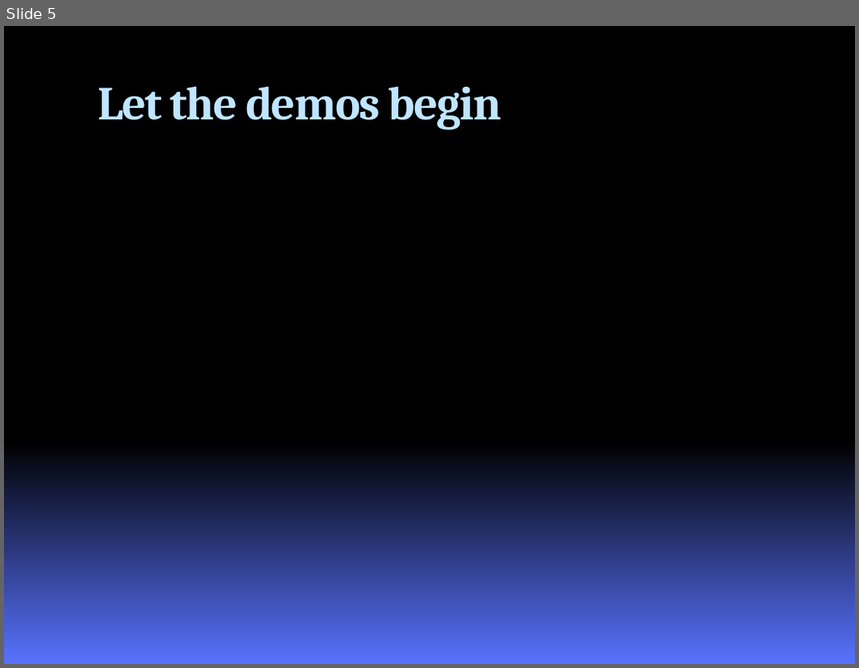
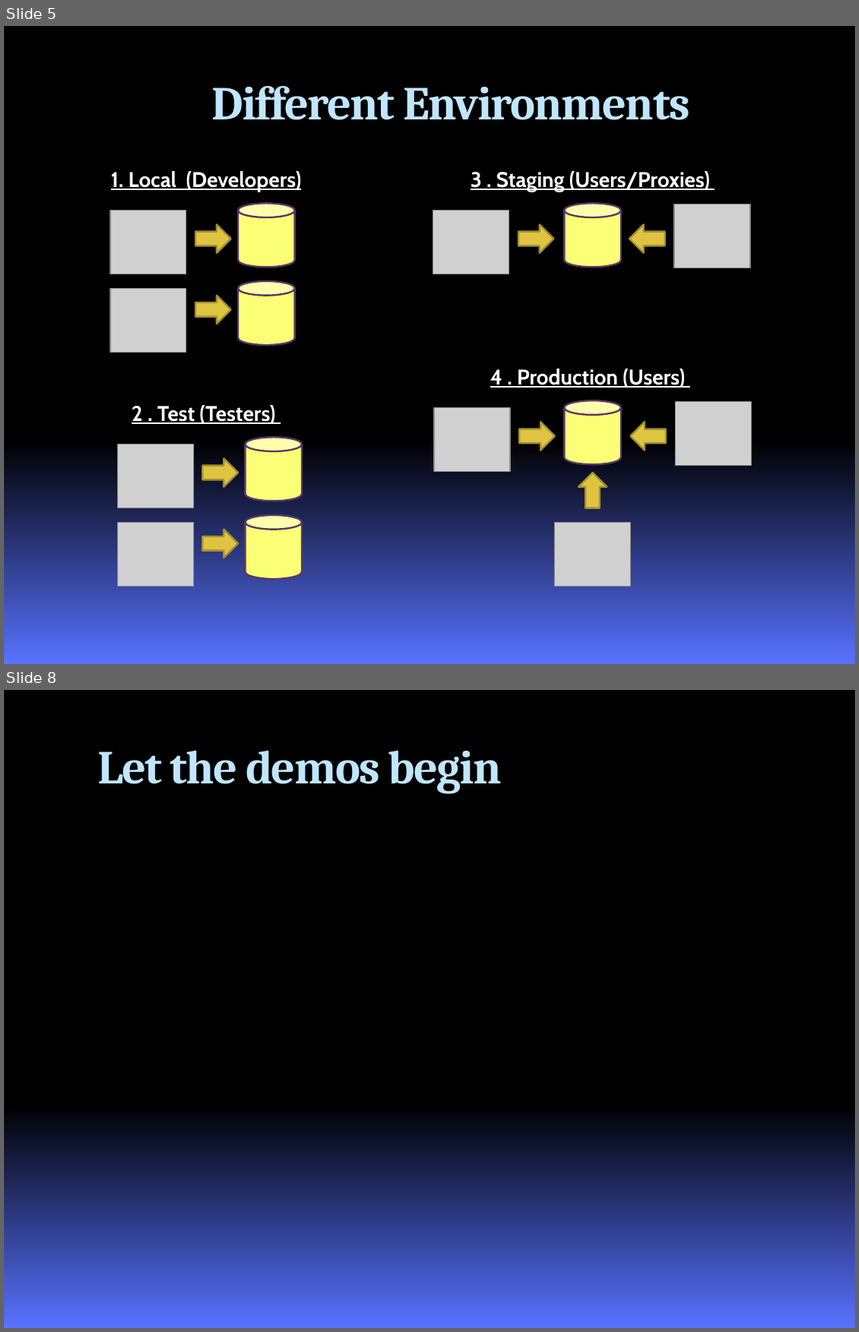
Before and after one commit to google-code-export/roundhouse, a slide deck: docs/RoundhousEPresentation.pptx. Shown one above the other, each under a label of ours: slide 5 before the commit, slides 5 and 8 after it; the slides between them are not shown. The pictures are 859x668 and 859x1332 pixels, drawn with LibreOffice and Linux fonts; fonts in the diff are those of the drawing; grey boxes stand for pictures; background and template pictures are left out. Boxes give left, top, right and bottom in pixels: in the first picture for what was removed or moved away, otherwise in the second. Text is boxed around its words. In the diff, an @@ line names an element or a change of style, - is before the commit and + after.

```diff
--- a/docs/RoundhousEPresentation.pptx
+++ b/docs/RoundhousEPresentation.pptx
@@ slide 5 added at (4,26,855,664), background gradient #000000 to #5972FF @@
@@ title added at (211,86,690,120), 40 pt, text #C0E5FF, bold @@
+Different Environments
@@ group added at (433,171,750,275): 2 pictures, 2 right arrows, 1 cylinder, 1 text @@
+3 . Staging (Users/Proxies)
@@ group added at (110,171,302,352): 2 cylinders, 2 pictures, 2 right arrows, 1 text @@
+1. Local (Developers)
@@ group added at (434,369,751,586): 3 pictures, 3 right arrows, 1 cylinder, 1 text @@
+4 . Production (Users)
@@ group added at (117,405,302,586): 2 cylinders, 2 pictures, 2 right arrows, 1 text @@
+2 . Test (Testers)
@@ what was slide 5 is now slide 8 @@
```
Also in this commit, not shown: 4 slides changed, 3 other slides added, 1 slide removed, 19 other files.
